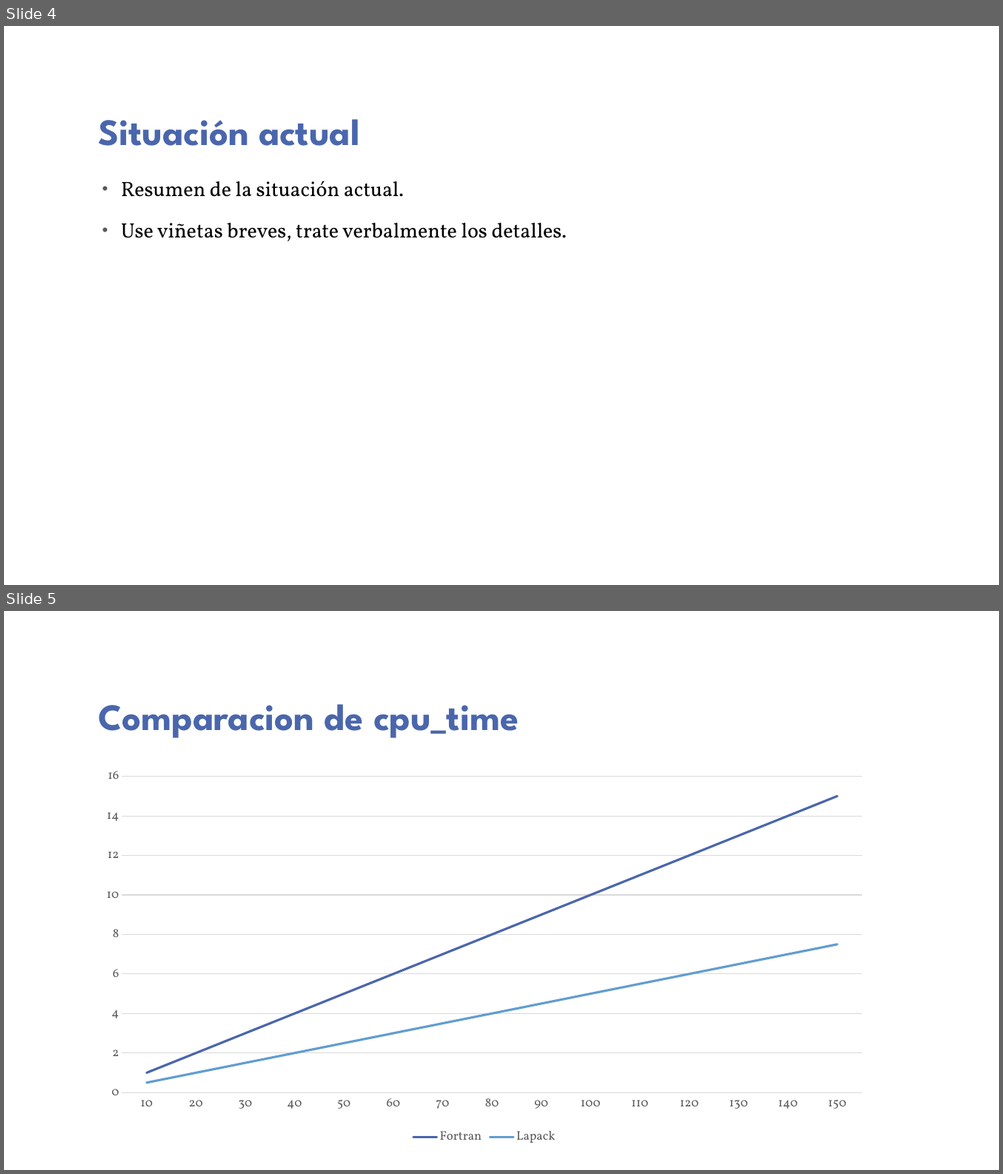
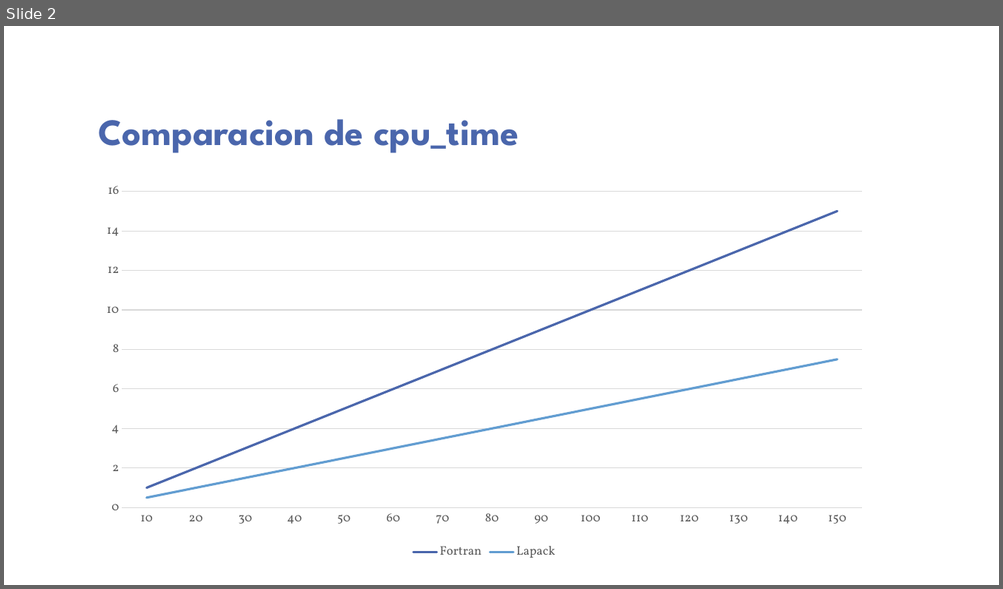
Before and after one commit to guaguaUPM/UPM, a slide deck: lu-lapack.pptx. Shown one above the other, each under a label of ours: slides 4 and 5 before the commit, slide 2 after it. The pictures are 1003x1174 and 1003x589 pixels, drawn with LibreOffice and Linux fonts; fonts in the diff are those of the drawing; background and template pictures are left out. Boxes give left, top, right and bottom in pixels: in the first picture for what was removed or moved away, otherwise in the second. Text is boxed around its words. In the diff, an @@ line names an element or a change of style, - is before the commit and + after.

```diff
--- a/lu-lapack.pptx
+++ b/lu-lapack.pptx
@@ slide 4 removed at <box>4,26,999,585</box>, background picture (left out) @@
@@ title removed at <box>99,119,359,146</box> @@
-Situación actual
@@ text removed at <box>121,181,567,241</box> @@
-• Resumen de la situación actual.
-• Use viñetas breves, trate verbalmente los detalles.
@@ what was slide 5 is now slide 2 @@
```
Also in this commit, not shown: 1 slide added, 5 other slides removed.
